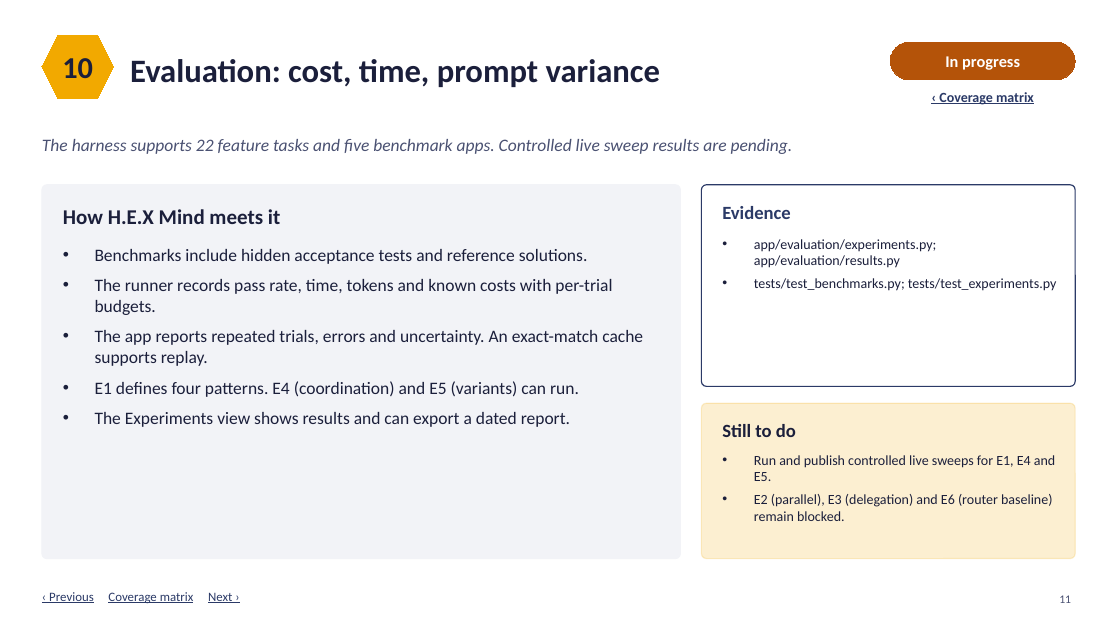
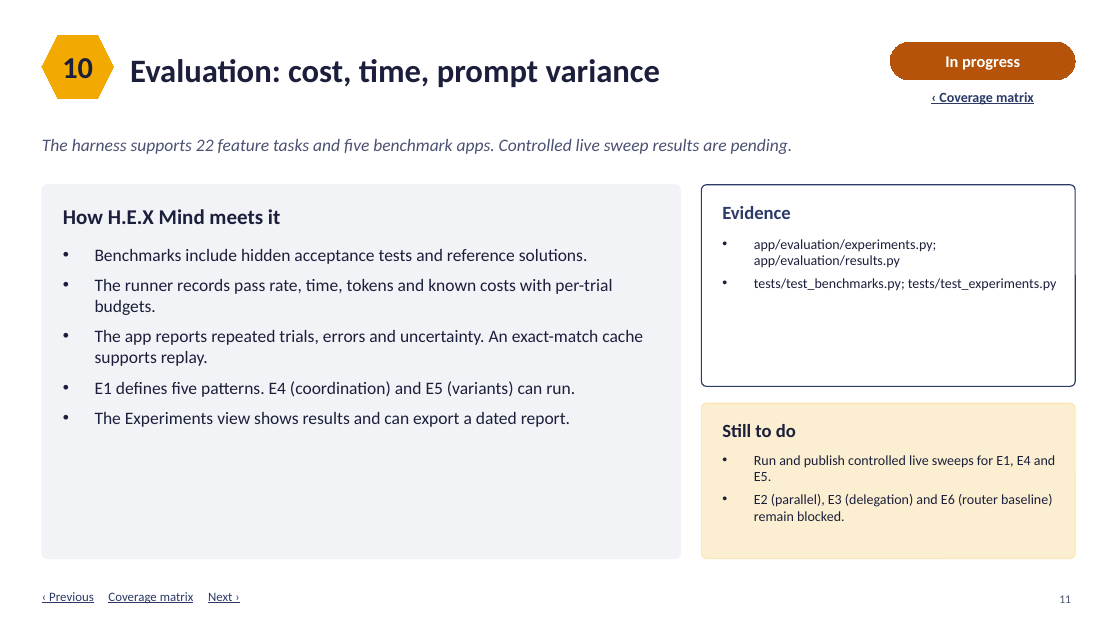
Before and after one commit to Cykikz/HEX, a slide deck: slide 11 of HEX_Mind_Requirements_Coverage_v2.pptx. Drawn at 1120x630 pixels with LibreOffice and Linux fonts; fonts in the diff are those of the drawing. Boxes give left, top, right and bottom in pixels: in the first picture for what was removed or moved away, otherwise in the second. Text is boxed around its words. In the diff, an @@ line names an element or a change of style, - is before the commit and + after.

```diff
--- a/HEX_Mind_Requirements_Coverage_v2.pptx
+++ b/HEX_Mind_Requirements_Coverage_v2.pptx
@@ text at (95,381,575,397): text changed @@
-• E1 defines four patterns. E4 (coordination) and E5 (variants) can run.
+• E1 defines five patterns. E4 (coordination) and E5 (variants) can run.
```
Also in this commit, not shown: 2 other slides changed, 4 other files.
